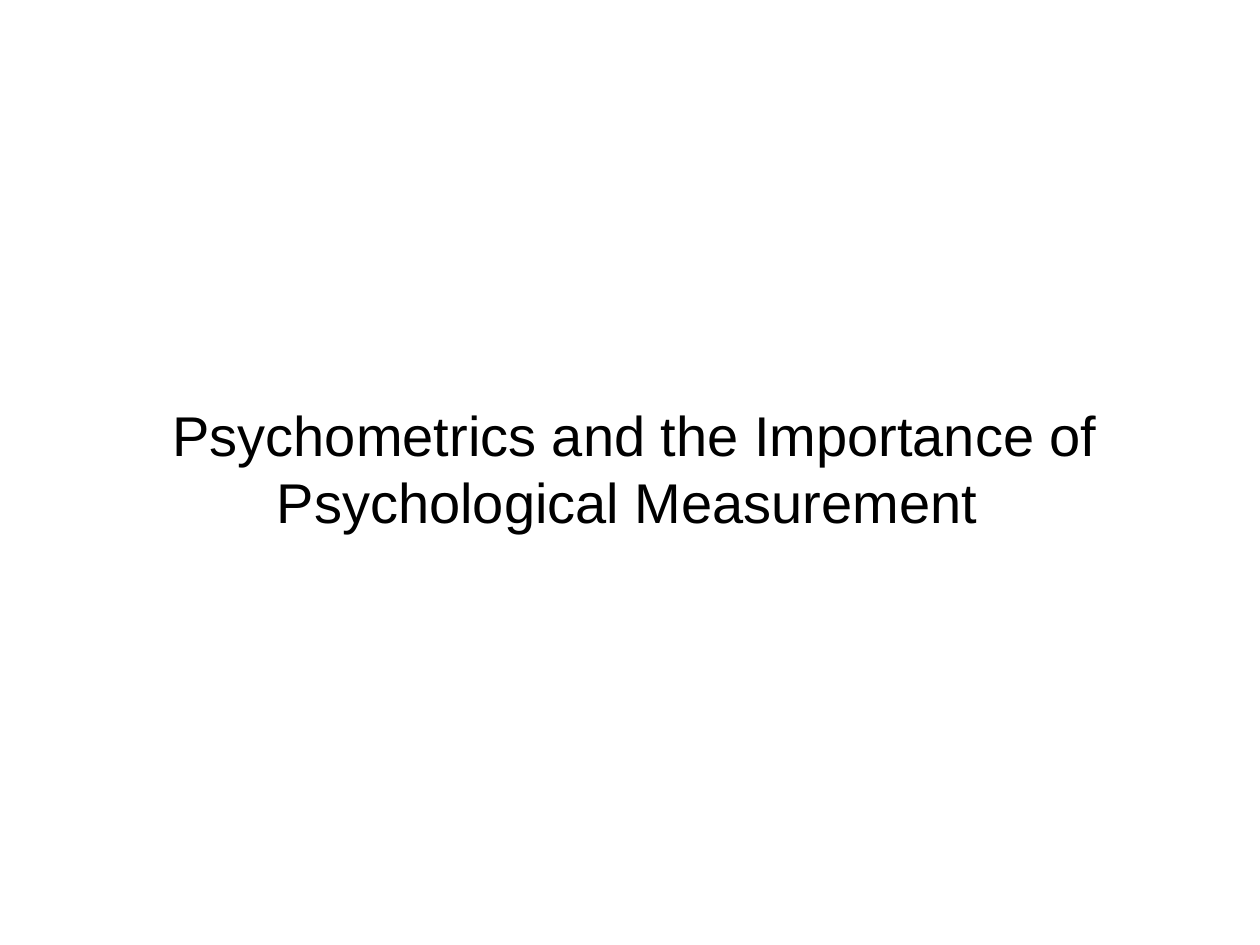
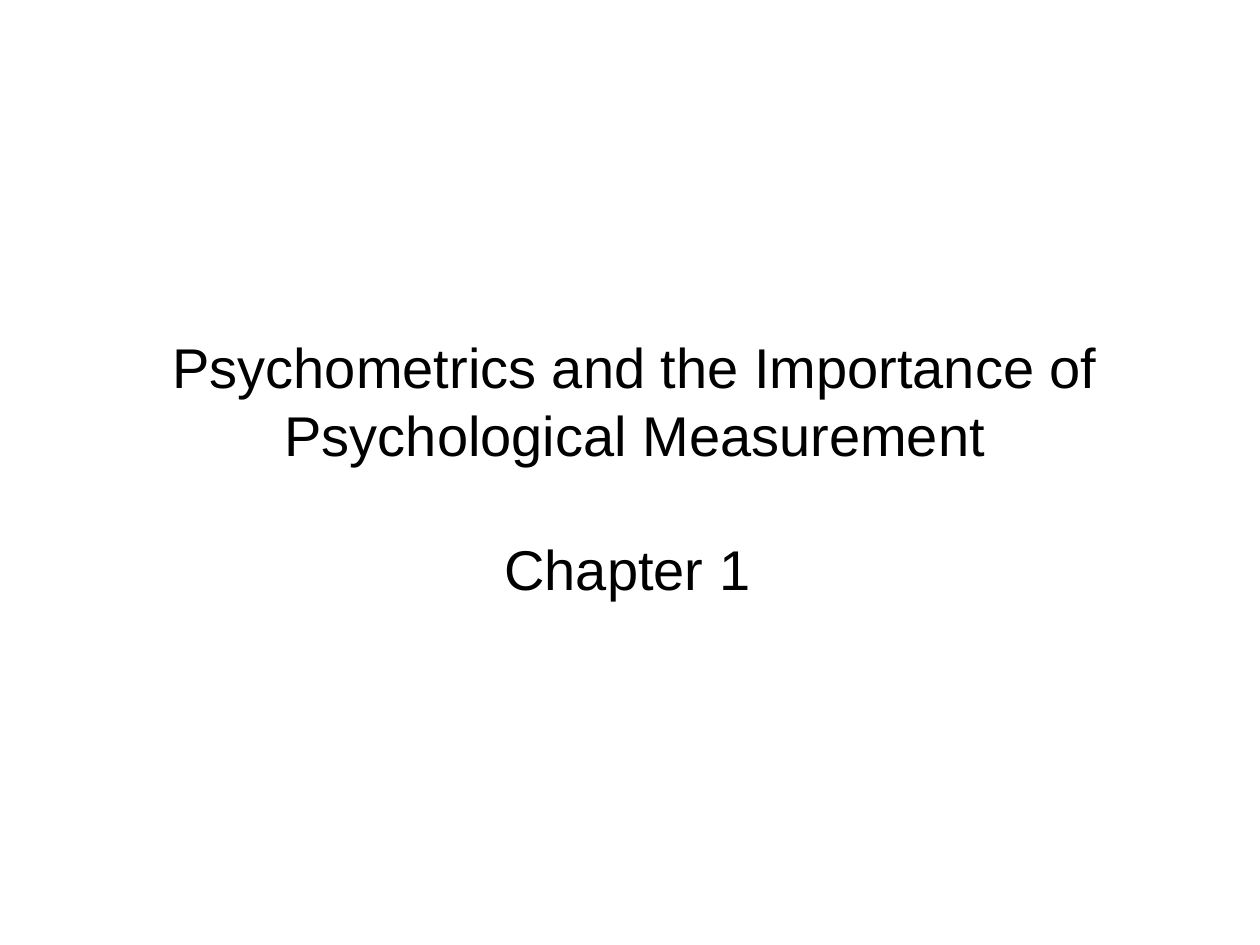
Before and after one commit to npm27/Teaching-Materials, a slide deck: slide 1 of Tests and Eval/Slides/1 Chapter 1.pptx. Drawn at 1260x945 pixels with LibreOffice and Linux fonts; fonts in the diff are those of the drawing. Boxes give left, top, right and bottom in pixels: in the first picture for what was removed or moved away, otherwise in the second. Text is boxed around its words. In the diff, an @@ line names an element or a change of style, - is before the commit and + after.

Commit message:
Psychometric project

```diff
--- a/Tests and Eval/Slides/1 Chapter 1.pptx
+++ b/Tests and Eval/Slides/1 Chapter 1.pptx
@@ title at (x1=172, y1=347, x2=1097, y2=601): text changed @@
-Psychometrics and the Importance of Psychological Measurement
+Psychometrics and the Importance of Psychological Measurement
+Chapter 1
```
Also in this commit, not shown: 9 other slides changed, 2 slides removed, 5 other files.
